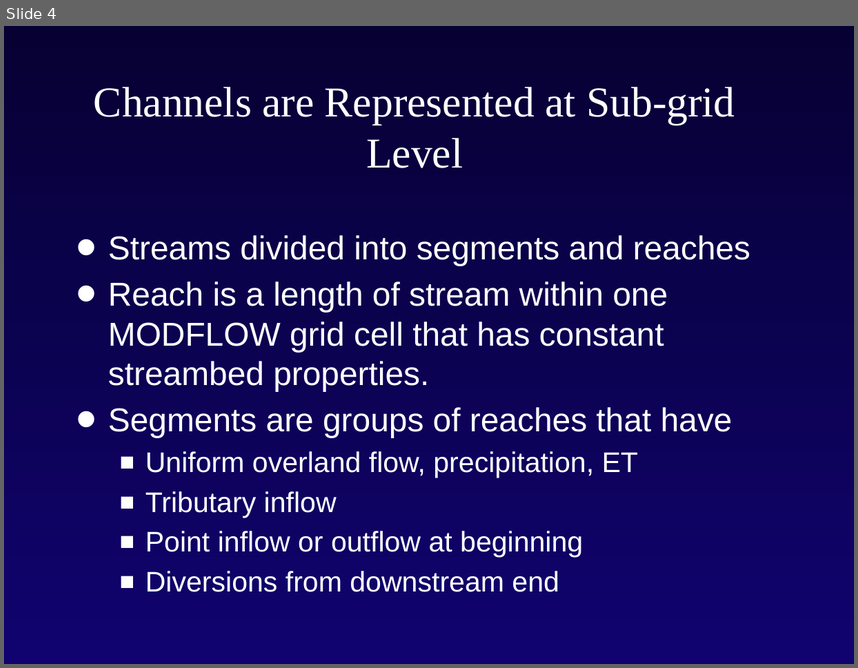
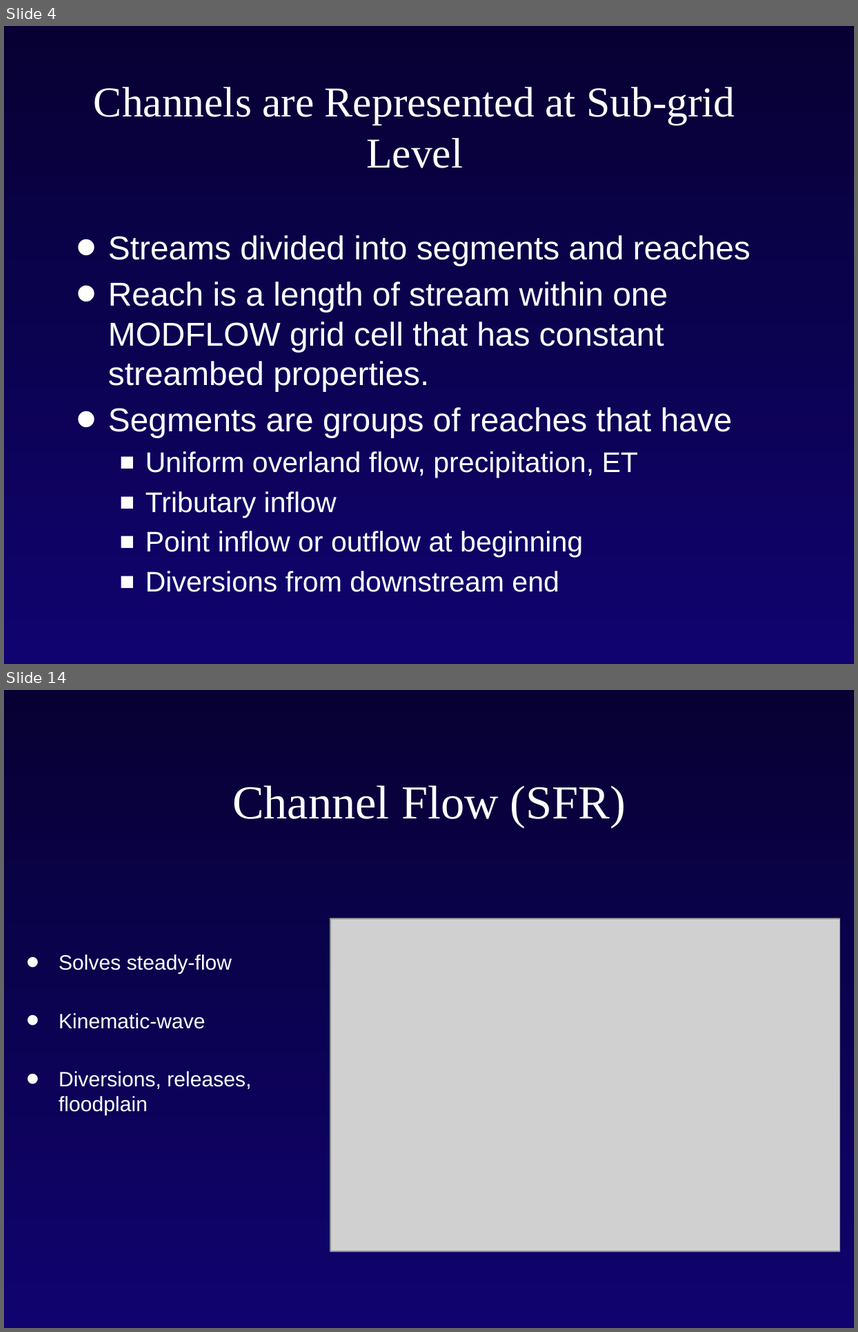
Before and after one commit to rniswon/gsflowID2447_classrepo, a slide deck: presentations/Niswonger/Intro_modflow_D.pptx. Shown one above the other, each under a label of ours: slide 4 before the commit, slides 4 and 14 after it; the slides between them are not shown. The pictures are 858x668 and 858x1332 pixels, drawn with LibreOffice and Linux fonts; fonts in the diff are those of the drawing; grey boxes stand for pictures; background and template pictures are left out. Boxes give left, top, right and bottom in pixels: in the first picture for what was removed or moved away, otherwise in the second. Text is boxed around its words. In the diff, an @@ line names an element or a change of style, - is before the commit and + after.

```diff
--- a/presentations/Niswonger/Intro_modflow_D.pptx
+++ b/presentations/Niswonger/Intro_modflow_D.pptx
@@ slide 14 added at (4, 690, 854, 1328), background gradient #070133 to #10036F @@
@@ title added at (232, 785, 626, 828), 40 pt, text #FFFFFF @@
+Channel Flow (SFR)
@@ picture added at (330, 918, 840, 1251) @@
@@ text added at (59, 954, 251, 1115), 17.6 pt, text #FFFFFF @@
+• Solves steady-flow
+• Kinematic-wave
+• Diversions, releases, floodplain
```
Also in this commit, not shown: 2 slides changed, 9 other slides added.
